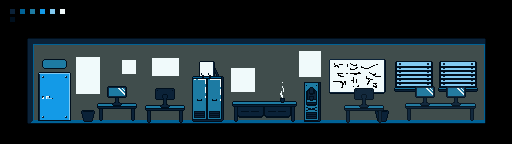
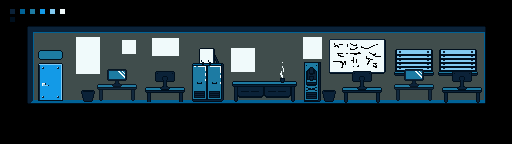
Before/after of a (512, 144) layered artwork. What changed in the layer stack:
painted on "Layer" over (342, 69, 482, 123)
painted on "scene3_ca1.png" over (27, 26, 486, 124)
